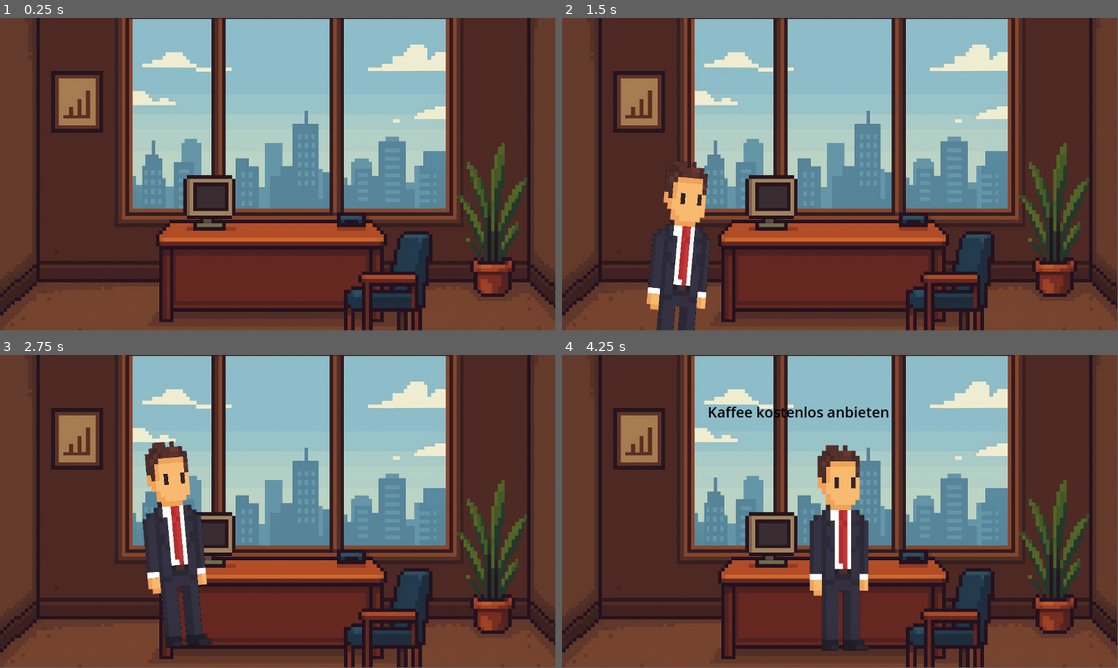
Above: before the commit, frames 1-4 (two rows, left to right).
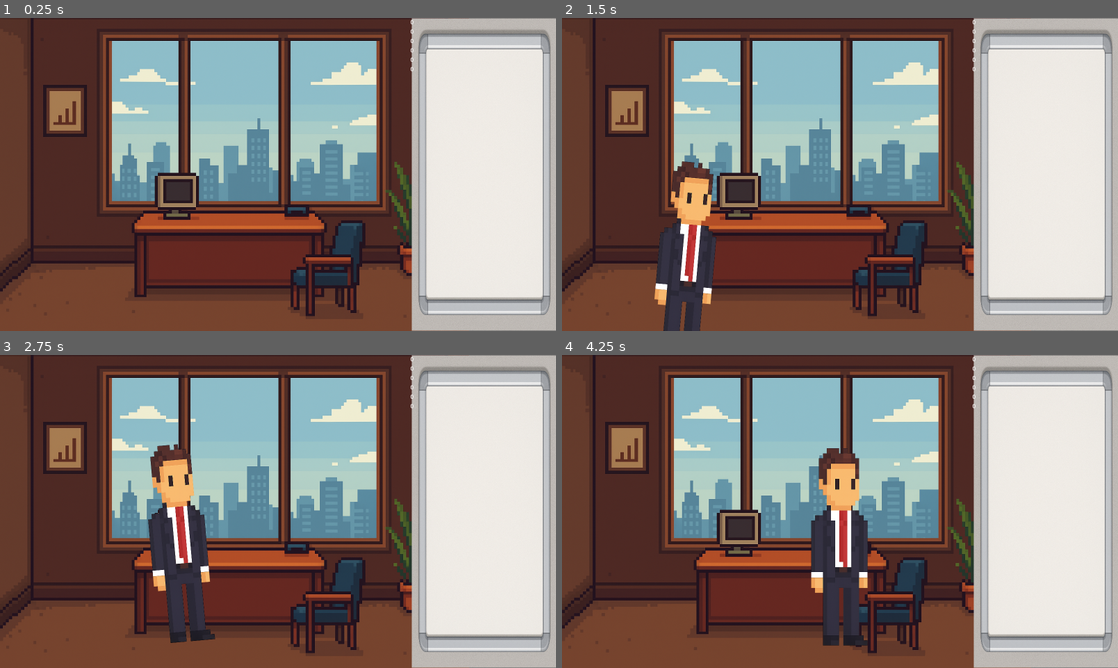
Above: after the commit, the same moments.

Repository: IU-Internationale-Hochschule-Augsburg/You-re-the-Boss-Now
Game: Godot game, scene res://main.tscn
The game is run twice, just before and just after one commit, with the same random seed, the same clock (stepped at 60 frames per second) and the same inputs.
Inputs:
- Up to frame 1 (0.25 s): no input
- Up to frame 2 (1.5 s): tap Enter at 0.5 s
- Up to frame 3 (2.75 s): no input
- Up to frame 4 (4.25 s): no input
The window is 799x449 before the commit and 800x450 after it. Grey fills any space a smaller window leaves; there, only what the larger window draws over its background counts as a difference.

The runs differ from the first frame. In frame 1, 62% of the frame differs, in the area x 0-100%, y 0-100%; in frame 2, 62%; in frame 3, 61%; in frame 4, 60%.
Error after the commit: Invalid call. Nonexistent function 'update_company_state' in base 'CanvasLayer'. (res://Scripts/World.gd:6)

Commit message:
cut background, added hud labels and update function

Diff:
--- a/Scripts/CompanyState.gd
+++ b/Scripts/CompanyState.gd
@@ -27,7 +27,6 @@
 		"capital": capital,
 		"monthly_turnover": monthly_turnover,
 		"running_costs": running_costs,
-		"product_portfolio": product_portfolio,
 		"public_relations": public_relations,
 		"employee_count": employee_count,
 		"employee_satisfaction": employee_satisfaction
--- a/Scripts/World.gd
+++ b/Scripts/World.gd
@@ -2,4 +2,6 @@
 
 
 func _on_ceo_arrived_at_desk() -> void:
-	$Control.visible = true
+	#$Control.visible = true
+	$HUD.update_company_state()
+	$HUD.visible = true
--- a/UI/hud.tscn
+++ b/UI/hud.tscn
@@ -1,35 +1,63 @@
-[gd_scene format=3 uid="uid://dojhi8fiftkj3"]
+[gd_scene load_steps=3 format=3 uid="uid://dojhi8fiftkj3"]
+
+[ext_resource type="Texture2D" uid="uid://b6g1aodfnje1u" path="res://Assets/whiteboard.png" id="1_ne75i"]
+[ext_resource type="Theme" uid="uid://jnl2xuox3e3w" path="res://UI/hud_labels.tres" id="2_bytes"]
 
 [node name="HUD" type="CanvasLayer"]
 
-[node name="VBoxContainer" type="VBoxContainer" parent="."]
-offset_right = 40.0
-offset_bottom = 40.0
+[node name="CompanyStateContainerBg" type="Sprite2D" parent="."]
+position = Vector2(1394, 450.25)
+scale = Vector2(0.408203, -0.876465)
+texture = ExtResource("1_ne75i")
+metadata/_edit_group_ = true
 
-[node name="EmployeeSatisfactionLabel" type="Label" parent="VBoxContainer"]
+[node name="CompanyStateContainer" type="GridContainer" parent="."]
+anchors_preset = 11
+anchor_left = 1.0
+anchor_right = 1.0
+anchor_bottom = 1.0
+offset_left = -419.0
+grow_horizontal = 0
+grow_vertical = 2
+size_flags_horizontal = 8
+size_flags_vertical = 3
+
+[node name="EmployeeSatisfactionLabel" type="Label" parent="CompanyStateContainer"]
 layout_mode = 2
+theme = ExtResource("2_bytes")
 text = "0"
 
-[node name="EmployeeCountLabel" type="Label" parent="VBoxContainer"]
+[node name="EmployeeCountLabel" type="Label" parent="CompanyStateContainer"]
 layout_mode = 2
+theme = ExtResource("2_bytes")
 text = "0"
 
-[node name="CapitalLabel" type="Label" parent="VBoxContainer"]
+[node name="RunningCostsLabel" type="Label" parent="CompanyStateContainer"]
 layout_mode = 2
+theme = ExtResource("2_bytes")
 text = "0"
 
-[node name="RunningCostsLabel" type="Label" parent="VBoxContainer"]
+[node name="CapitalLabel" type="Label" parent="CompanyStateContainer"]
 layout_mode = 2
+theme = ExtResource("2_bytes")
 text = "0"
 
-[node name="PublicRelationsLabel" type="Label" parent="VBoxContainer"]
+[node name="PublicRelationsLabel" type="Label" parent="CompanyStateContainer"]
 layout_mode = 2
+theme = ExtResource("2_bytes")
 text = "0"
 
-[node name="ProductPortfolioLabel" type="Label" parent="VBoxContainer"]
+[node name="MonthlyTurnoverLabel" type="Label" parent="CompanyStateContainer"]
 layout_mode = 2
+theme = ExtResource("2_bytes")
 text = "0"
 
-[node name="MonthlyTurnoverLabel" type="Label" parent="VBoxContainer"]
-layout_mode = 2
-text = "0"
+[node name="CompanyStateContainerBg1" type="ColorRect" parent="."]
+anchors_preset = 12
+anchor_top = 1.0
+anchor_right = 1.0
+anchor_bottom = 1.0
+grow_horizontal = 2
+grow_vertical = 0
+size_flags_horizontal = 3
+color = Color(0, 0, 0, 1)
--- a/main.tscn
+++ b/main.tscn
@@ -1,9 +1,27 @@
-[gd_scene load_steps=11 format=3 uid="uid://c5vvvqe3m4f35"]
+[gd_scene load_steps=14 format=3 uid="uid://c5vvvqe3m4f35"]
 
 [ext_resource type="Script" uid="uid://bh6ngqtdvtdc2" path="res://Scripts/World.gd" id="1_1bvp3"]
-[ext_resource type="Texture2D" uid="uid://dpu5crbpgl5oh" path="res://Assets/Office.png" id="1_h2yge"]
+[ext_resource type="Texture2D" uid="uid://ddxowfc7cw38p" path="res://Assets/Office.png" id="1_h2yge"]
 [ext_resource type="Texture2D" uid="uid://cxr1jkwwthcok" path="res://Assets/CEO.png" id="2_1bvp3"]
 [ext_resource type="Script" uid="uid://c3bhs476jy3tf" path="res://Scripts/CEO.gd" id="3_lquwl"]
+[ext_resource type="Texture2D" uid="uid://b6g1aodfnje1u" path="res://Assets/whiteboard.png" id="5_lquwl"]
+[ext_resource type="PackedScene" uid="uid://dojhi8fiftkj3" path="res://UI/hud.tscn" id="6_7mycd"]
+[ext_resource type="Script" uid="uid://c1i85y8r6eh24" path="res://Scripts/HUD.gd" id="7_272bh"]
+
+[sub_resource type="Animation" id="Animation_272bh"]
+length = 0.001
+tracks/0/type = "value"
+tracks/0/imported = false
+tracks/0/enabled = true
+tracks/0/path = NodePath(".:rotation")
+tracks/0/interp = 1
+tracks/0/loop_wrap = true
+tracks/0/keys = {
+"times": PackedFloat32Array(0),
+"transitions": PackedFloat32Array(1),
+"update": 0,
+"values": [0.0]
+}
 
 [sub_resource type="Animation" id="Animation_7mycd"]
 resource_name = "walking"
@@ -21,21 +39,6 @@
 "transitions": PackedFloat32Array(1, 1, 1),
 "update": 0,
 "values": [0.0, -0.0872665, 0.0872665]
-}
-
-[sub_resource type="Animation" id="Animation_272bh"]
-length = 0.001
-tracks/0/type = "value"
-tracks/0/imported = false
-tracks/0/enabled = true
-tracks/0/path = NodePath(".:rotation")
-tracks/0/interp = 1
-tracks/0/loop_wrap = true
-tracks/0/keys = {
-"times": PackedFloat32Array(0),
-"transitions": PackedFloat32Array(1),
-"update": 0,
-"values": [0.0]
 }
 
 [sub_resource type="AnimationLibrary" id="AnimationLibrary_5vw27"]
@@ -84,11 +87,11 @@
 [node name="World" type="Node2D"]
 script = ExtResource("1_1bvp3")
 
-[node name="Office" type="Node2D" parent="."]
+[node name="Office2" type="Sprite2D" parent="."]
+texture = ExtResource("1_h2yge")
+offset = Vector2(-125, 0)
 
-[node name="Office2" type="Sprite2D" parent="."]
-position = Vector2(0, 8)
-texture = ExtResource("1_h2yge")
+[node name="Camera2D" type="Camera2D" parent="Office2"]
 
 [node name="Ceo" type="Sprite2D" parent="."]
 position = Vector2(-601, 122)
@@ -107,9 +110,6 @@
 &"": SubResource("AnimationLibrary_efxa6")
 }
 
-[node name="Camera2D" type="Camera2D" parent="."]
-zoom = Vector2(0.75, 0.75)
-
 [node name="Control" type="Control" parent="."]
 visible = false
 layout_mode = 3
@@ -117,20 +117,37 @@
 offset_right = 40.0
 offset_bottom = 40.0
 
-[node name="RichTextLabel" type="RichTextLabel" parent="Control"]
-layout_mode = 0
-offset_left = -365.0
-offset_top = -302.0
-offset_right = 212.0
-offset_bottom = -196.0
+[node name="NinePatchRect" type="NinePatchRect" parent="Control"]
+layout_mode = 1
+anchors_preset = -1
+anchor_left = -4.119
+anchor_top = -2.702
+anchor_right = 6.378
+anchor_bottom = 9.95
+offset_left = -336.24
+offset_top = -277.92
+offset_right = 87.88
+offset_bottom = -3.05176e-05
+texture = ExtResource("5_lquwl")
+region_rect = Rect2(143.182, 142.053, 747.521, 744.732)
+axis_stretch_horizontal = 2
+axis_stretch_vertical = 2
+
+[node name="RichTextLabel" type="RichTextLabel" parent="Control/NinePatchRect"]
+layout_mode = 1
+anchors_preset = -1
+anchor_right = 0.535
+anchor_bottom = 0.737
+offset_left = 136.0
+offset_top = 84.0
+offset_right = 261.46
+offset_bottom = -387.808
 theme_override_colors/default_color = Color(0, 0, 0, 1)
 theme_override_font_sizes/normal_font_size = 40
 text = "Kaffee kostenlos anbieten"
 
-[node name="NinePatchRect" type="NinePatchRect" parent="Control"]
-layout_mode = 0
-offset_right = 40.0
-offset_bottom = 40.0
+[node name="HUD" parent="." instance=ExtResource("6_7mycd")]
+script = ExtResource("7_272bh")
 
 [connection signal="arrived_at_desk" from="Ceo" to="." method="_on_ceo_arrived_at_desk"]
 [connection signal="animation_finished" from="Ceo/PositionAnimationPlayer" to="Ceo" method="_on_position_animation_player_animation_finished"]
--- a/project.godot
+++ b/project.godot
@@ -19,6 +19,13 @@
 
 CompanyState="*res://Scripts/CompanyState.gd"
 
+[display]
+
+window/size/viewport_width=1600
+window/size/viewport_height=900
+window/stretch/mode="viewport"
+window/stretch/aspect="expand"
+
 [editor]
 
 version_control/autoload_on_startup=true
Binary file changed: Assets/Office.png
Not shown, changed: Assets/Office.png.import
